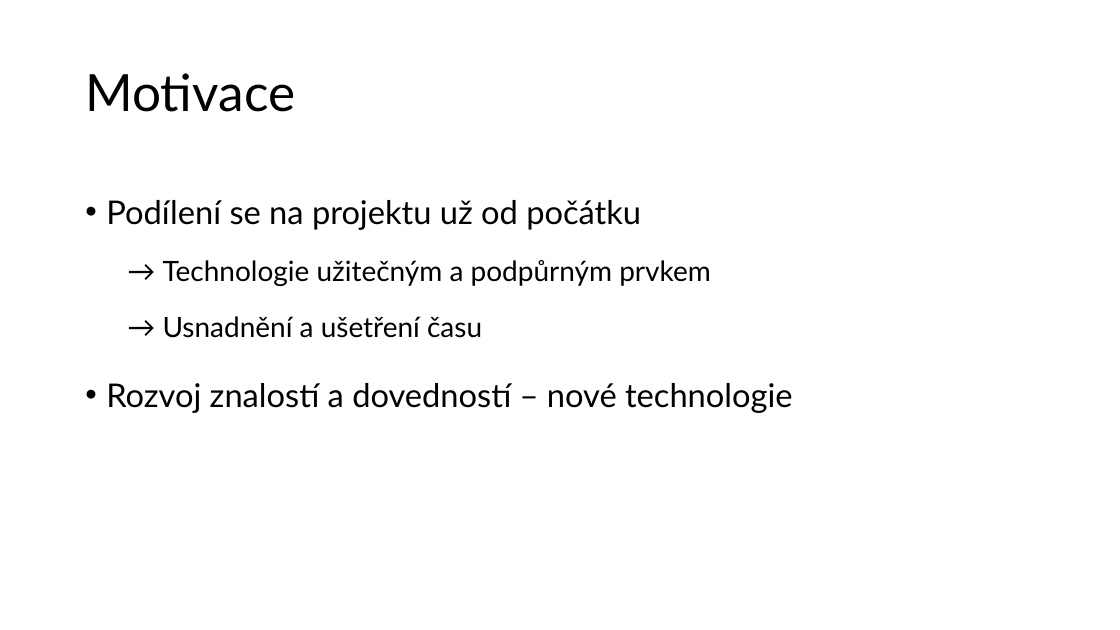
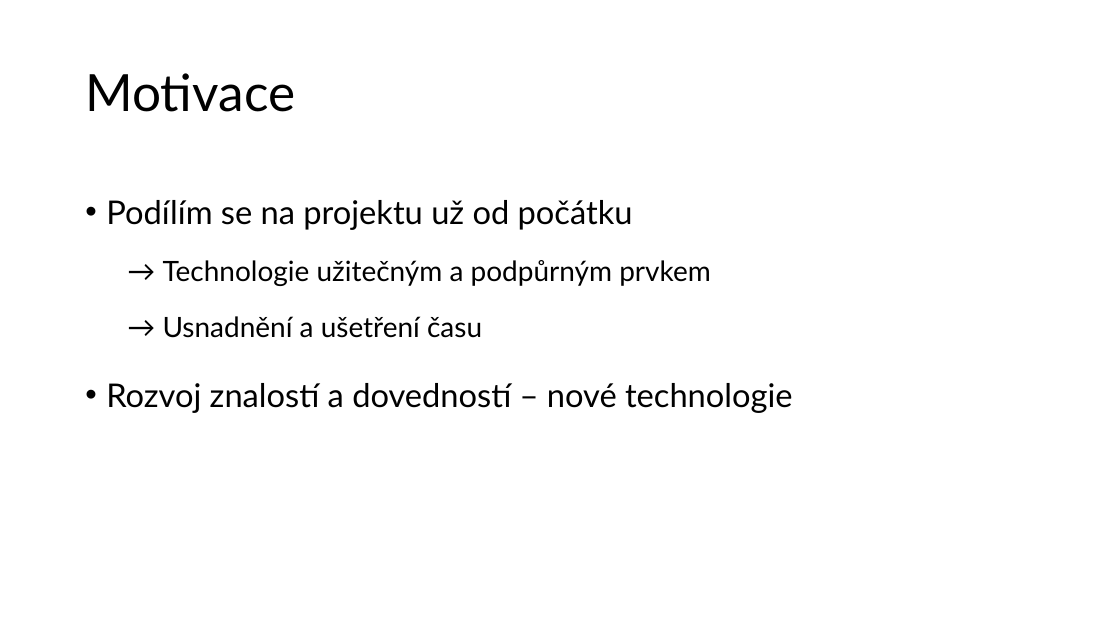
Before and after one commit to rodlukas/bachelors-thesis, a slide deck: slide 4 of prezentace/DPR prezentace.pptx. Drawn at 1120x630 pixels with LibreOffice and Linux fonts; fonts in the diff are those of the drawing. Boxes give left, top, right and bottom in pixels: in the first picture for what was removed or moved away, otherwise in the second. Text is boxed around its words. In the diff, an @@ line names an element or a change of style, - is before the commit and + after.

```diff
--- a/prezentace/DPR prezentace.pptx
+++ b/prezentace/DPR prezentace.pptx
@@ text at box(106, 200, 633, 230): text changed @@
-• Podílení se na projektu už od počátku
+• Podílím se na projektu už od počátku
```
Also in this commit, not shown: 1 other slide changed, 1 other file.
